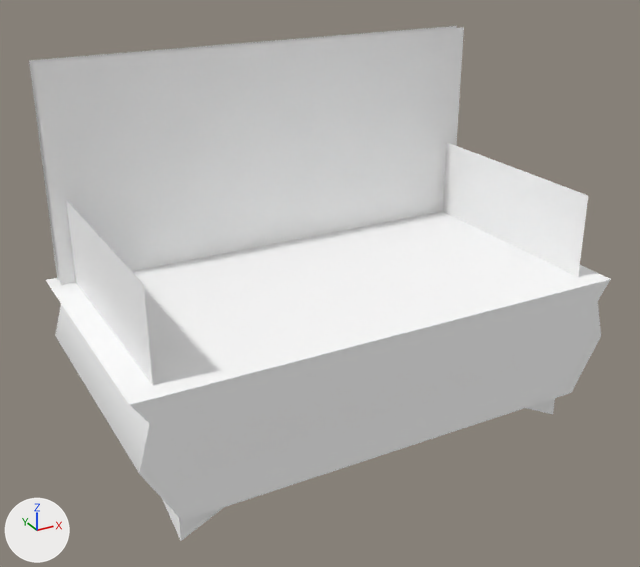
The glTF model public/3d/item/model__item__room.ofs_3688_0/3688kg_ko_bor.gltf: old version first, new version second.
Camera for both pictures: a 50 mm camera at (-1.4, -2.49, 1.79) aimed at (-0.05, -0.02, 0.55). The axes (+X, +Y, +Z) are drawn at lower left. The lights are the same throughout. The picture after the commit comes second.

Objects in the first picture: '3688kg_ko_bor'.
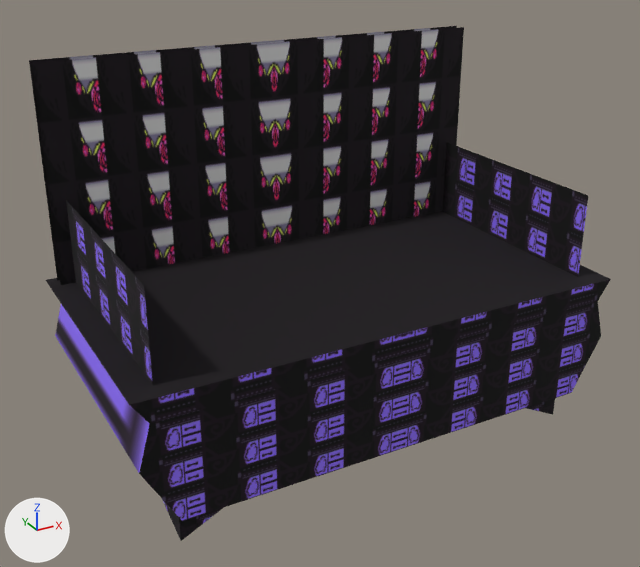
Location of each change, [x1, y1, x2, y2] in pixels of the pictures (640 x 567 px):
'3688kg_ko_bor', surface changed (white to black)
    both: [29, 26, 611, 541]

Diff of the bpy script that builds the scene:
```diff
--- a/public/3d/item/model__item__room.ofs_3688_0/3688kg_ko_bor.gltf.py
+++ b/public/3d/item/model__item__room.ofs_3688_0/3688kg_ko_bor.gltf.py
@@ img_ko_bor_0 @@
+img_ko_bor_0 = load_image('ko_bor_0', '_unpacked/ko_bor_0', 64, 32, 'sRGB')
@@ img_ko_bor_1 @@
+img_ko_bor_1 = load_image('ko_bor_1', '_unpacked/ko_bor_1', 64, 32, 'sRGB')
@@ mat_ko_bor_1 @@
 mat_ko_bor_1 = principled_material('ko_bor_1')
-mat_ko_bor_1.base_color = (1.0, 1.0, 1.0)  # white #ffffff
+mat_ko_bor_1.texture = img_ko_bor_1
 mat_ko_bor_1.roughness = 1.0
@@ mat_ko_bor_0 @@
 mat_ko_bor_0 = principled_material('ko_bor_0')
-mat_ko_bor_0.base_color = (1.0, 1.0, 1.0)  # white #ffffff
+mat_ko_bor_0.texture = img_ko_bor_0
 mat_ko_bor_0.roughness = 1.0
```
